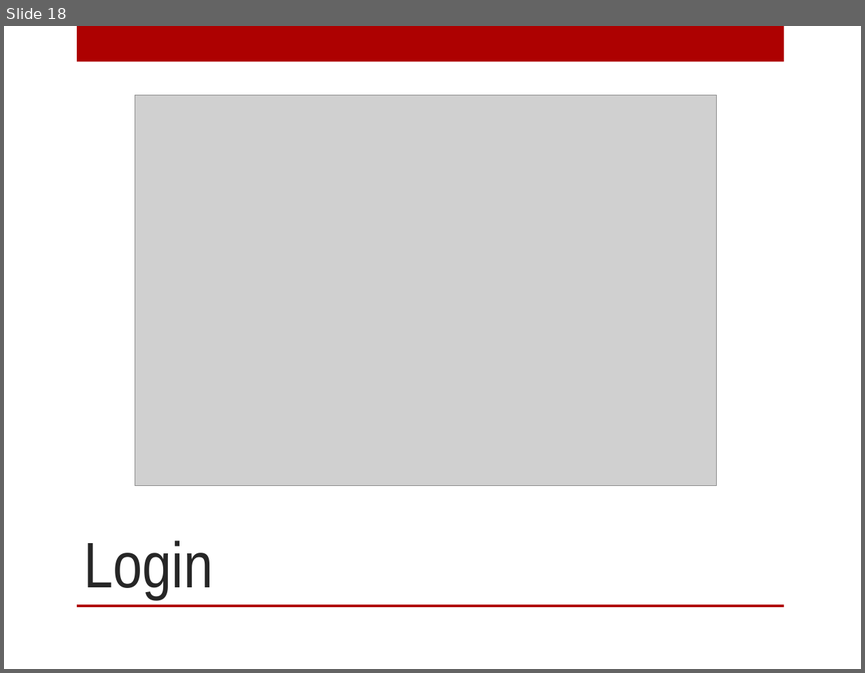
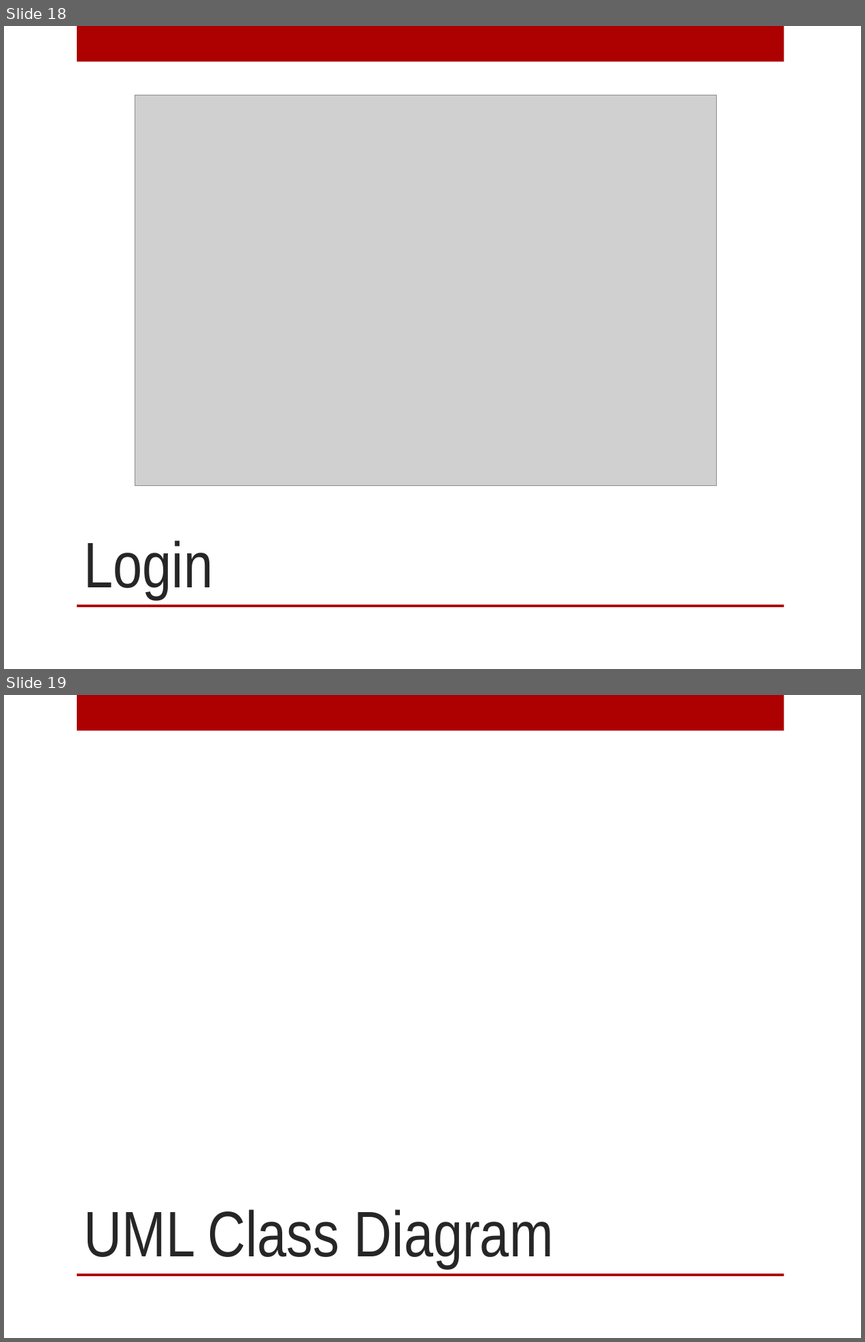
Before and after one commit to patrickbraud/CapstoneProject, a slide deck: Proposal/Design/Design_Presentation.pptx. Shown one above the other, each under a label of ours: slide 18 before the commit, slides 18 and 19 after it. The pictures are 865x673 and 865x1342 pixels, drawn with LibreOffice and Linux fonts; fonts in the diff are those of the drawing; grey boxes stand for pictures; background and template pictures are left out. Boxes give left, top, right and bottom in pixels: in the first picture for what was removed or moved away, otherwise in the second. Text is boxed around its words. In the diff, an @@ line names an element or a change of style, - is before the commit and + after.

```diff
--- a/Proposal/Design/Design_Presentation.pptx
+++ b/Proposal/Design/Design_Presentation.pptx
@@ slide 19 added at [4,695,861,1338], background picture (left out); not listed: 2 template elements that a slide beside it also shows @@
@@ title added at [84,1209,553,1268], 54 pt, text #262626 @@
+UML Class Diagram
```
Also in this commit, not shown: 3 slides changed, 1 other slide added, 1 slide removed.
